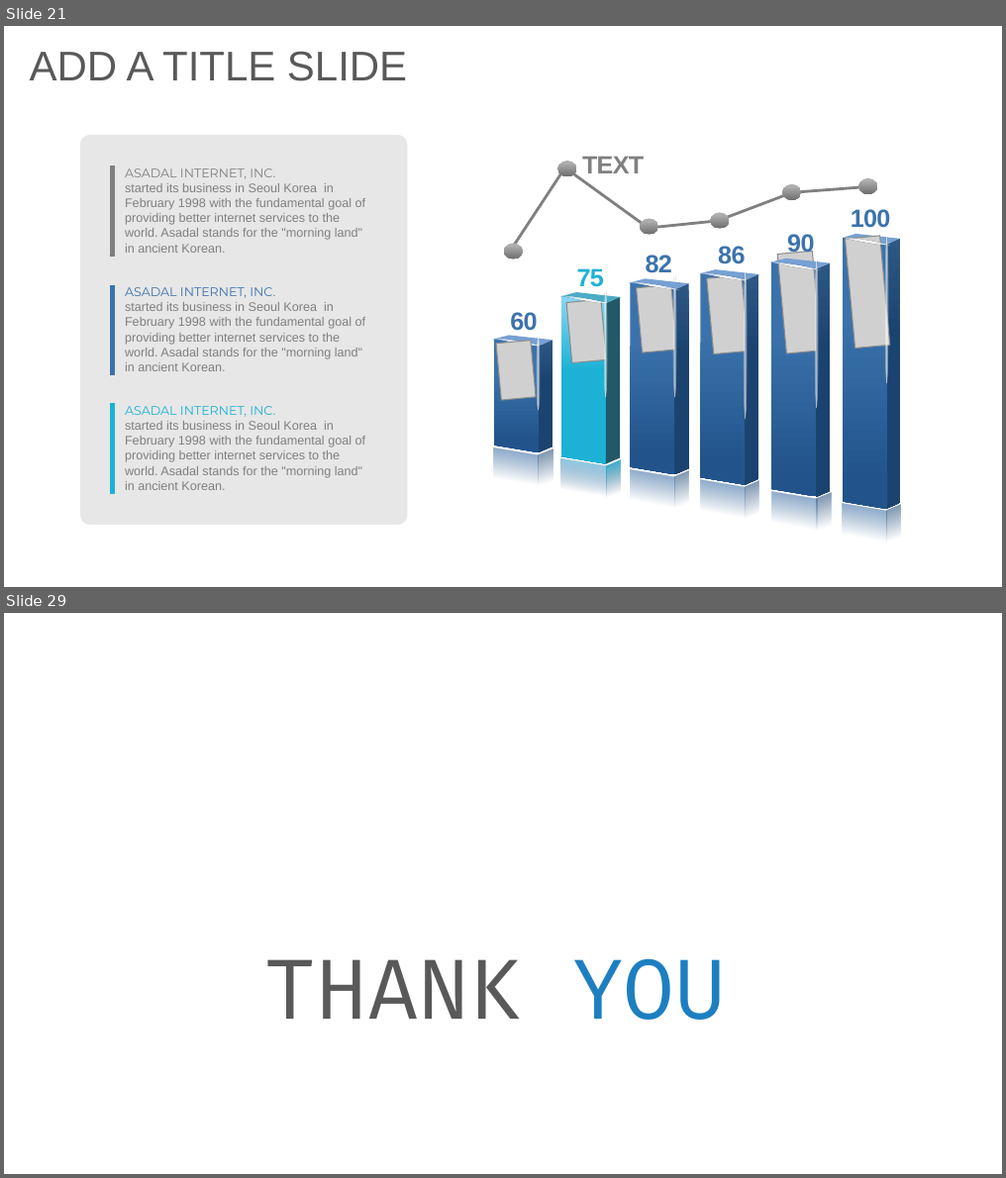
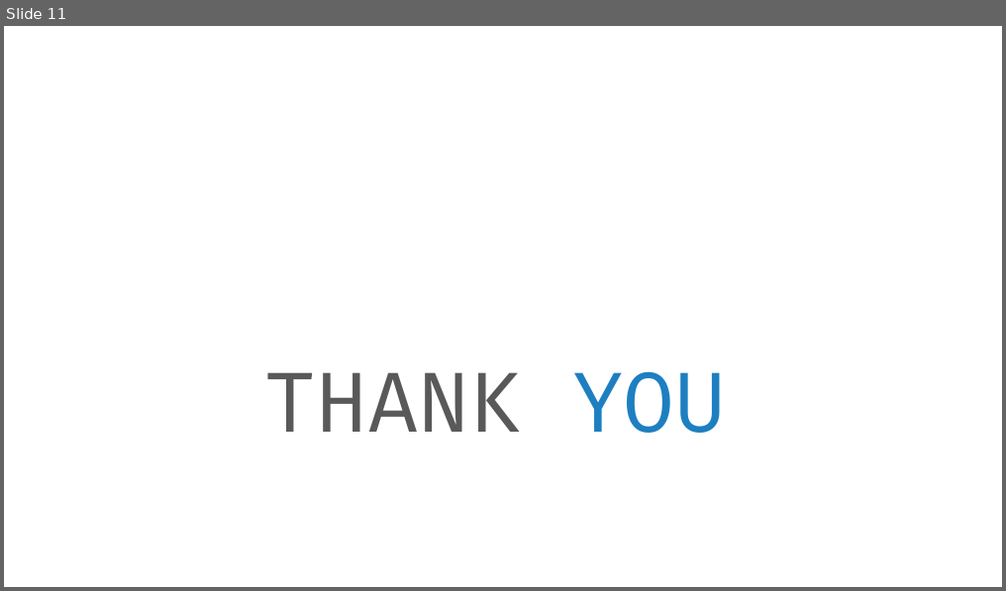
Before and after one commit to nikbarseghyan/Presentation, a slide deck: Docker.pptx. Shown one above the other, each under a label of ours: slides 21 and 29 before the commit, slide 11 after it; the slides between them are not shown. The pictures are 1006x1178 and 1006x591 pixels, drawn with LibreOffice and Linux fonts; fonts in the diff are those of the drawing; grey boxes stand for pictures; background and template pictures are left out. Boxes give left, top, right and bottom in pixels: in the first picture for what was removed or moved away, otherwise in the second. Text is boxed around its words. In the diff, an @@ line names an element or a change of style, - is before the commit and + after.

```diff
--- a/Docker.pptx
+++ b/Docker.pptx
@@ slide 21 removed at [4,26,1002,587], background #FFFFFF @@
@@ title removed at [30,51,407,81] @@
-ADD A TITLE SLIDE
@@ rounded rectangle removed at [80,135,407,525] @@
@@ line removed from (113, 166) to (113, 257) @@
@@ text removed at [125,169,366,253] @@
-ASADAL INTERNET, INC.
-started its business in Seoul Korea in February 1998 with the fundamental goal of providing better internet services to the world. Asadal stands for the "morning land" in ancient Korean.
@@ group removed at [504,156,877,260]: 6 ellipses, 1 freeform shape, 1 text @@
-TEXT
@@ group removed at [493,209,901,566]: 24 parallelograms, 12 ellipses, 6 freeform shapes, 6 pictures, 6 texts @@
-60
-75
-100
-90
-86
-82
@@ line removed from (113, 285) to (113, 375) @@
@@ text removed at [125,287,366,372] @@
-ASADAL INTERNET, INC.
-started its business in Seoul Korea in February 1998 with the fundamental goal of providing better internet services to the world. Asadal stands for the "morning land" in ancient Korean.
@@ line removed from (113, 403) to (113, 494) @@
@@ text removed at [125,406,366,490] @@
-ASADAL INTERNET, INC.
-started its business in Seoul Korea in February 1998 with the fundamental goal of providing better internet services to the world. Asadal stands for the "morning land" in ancient Korean.
@@ what was slide 29 is now slide 11 @@
```
Also in this commit, not shown: 1 slide changed, 8 slides added, 25 other slides removed.
